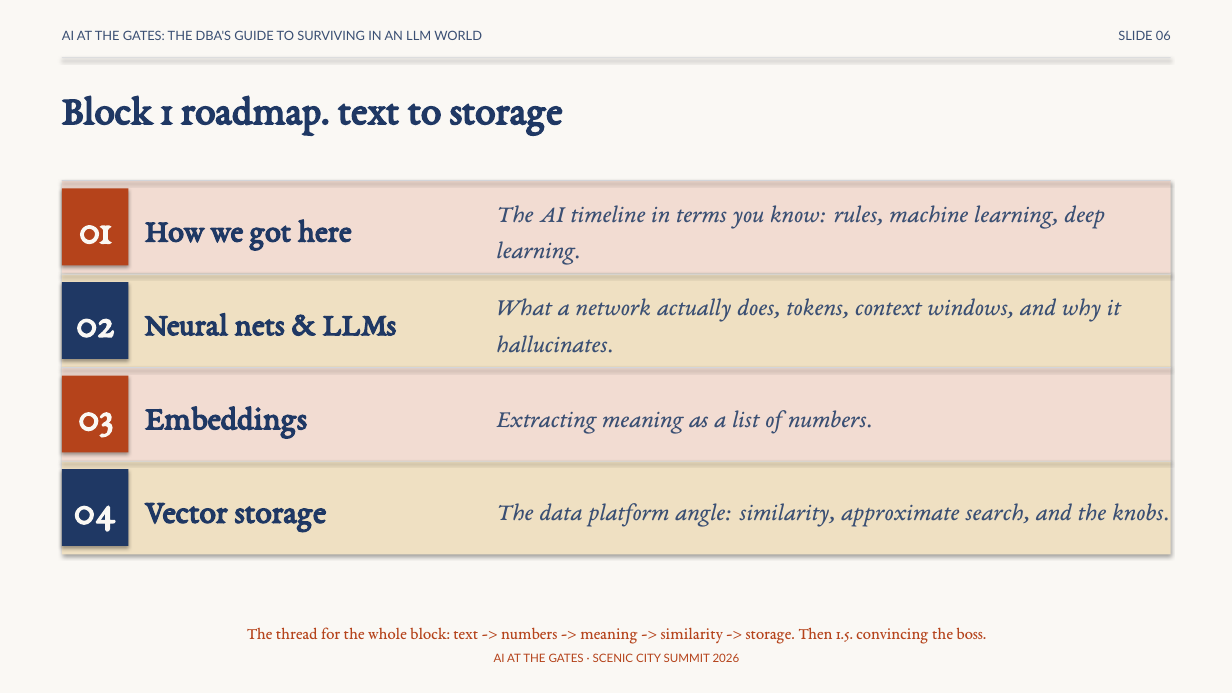
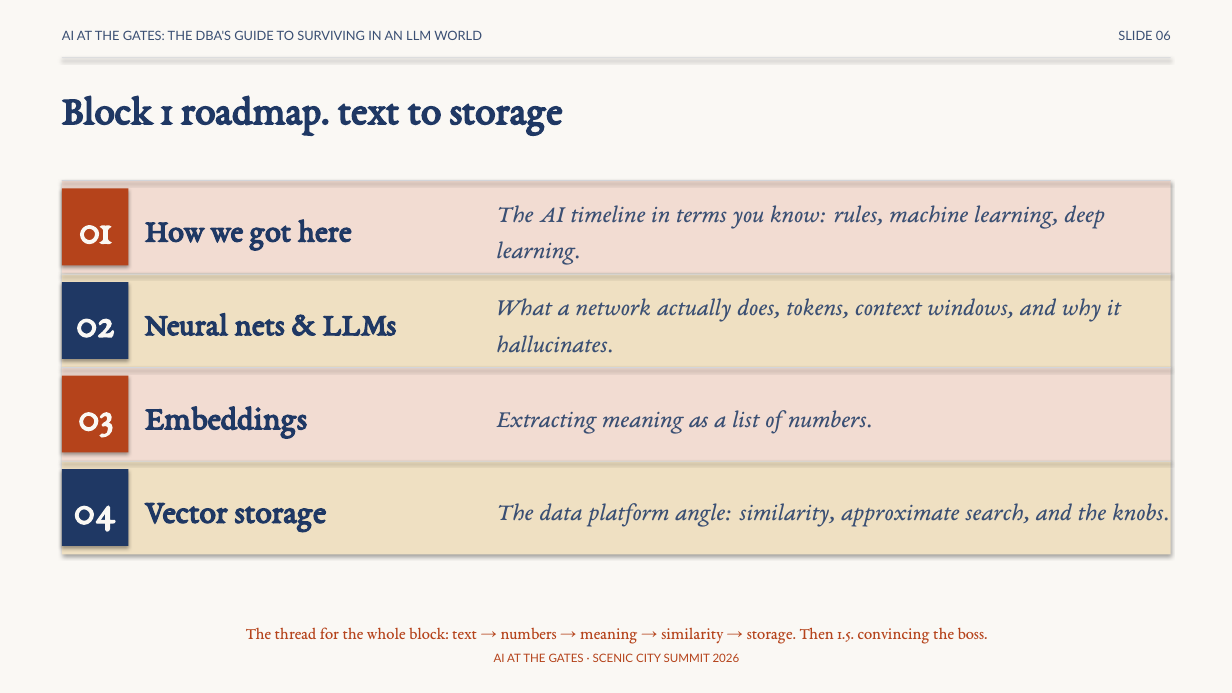
Before and after one commit to feaselkl/AI-at-the-Gates, a slide deck: slide 6 of slides/scenic-city-aigates-precon_plus_5_3.pptx. Drawn at 1232x693 pixels with LibreOffice and Linux fonts; fonts in the diff are those of the drawing. Boxes give left, top, right and bottom in pixels: in the first picture for what was removed or moved away, otherwise in the second. Text is boxed around its words. In the diff, an @@ line names an element or a change of style, - is before the commit and + after.

```diff
--- a/slides/scenic-city-aigates-precon_plus_5_3.pptx
+++ b/slides/scenic-city-aigates-precon_plus_5_3.pptx
@@ text at box(246, 627, 988, 643): text changed @@
-The thread for the whole block: text -> numbers -> meaning -> similarity -> storage. Then 1.5. convincing the boss.
+The thread for the whole block: text → numbers → meaning → similarity → storage. Then 1.5. convincing the boss.
```
Also in this commit, not shown: 3 other slides changed.
